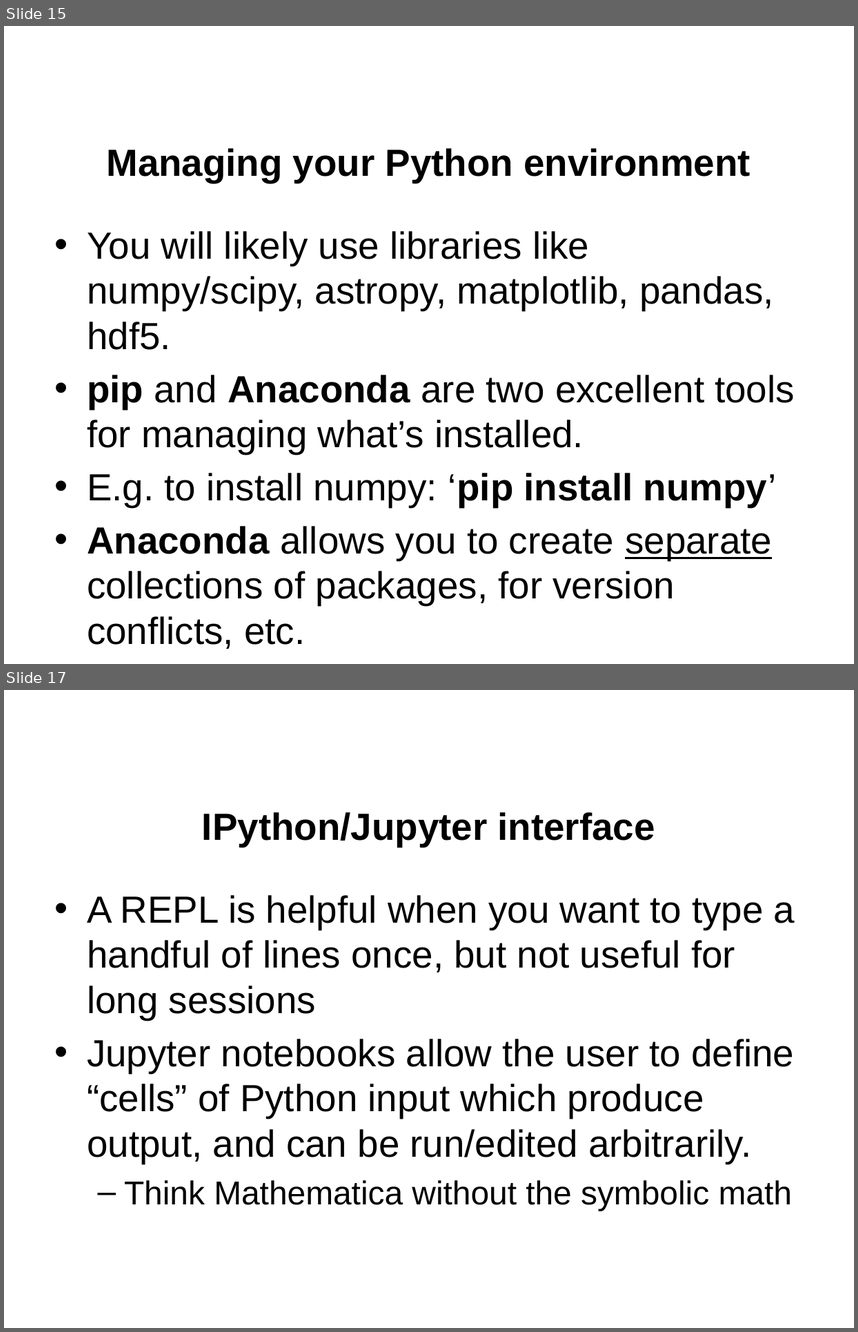
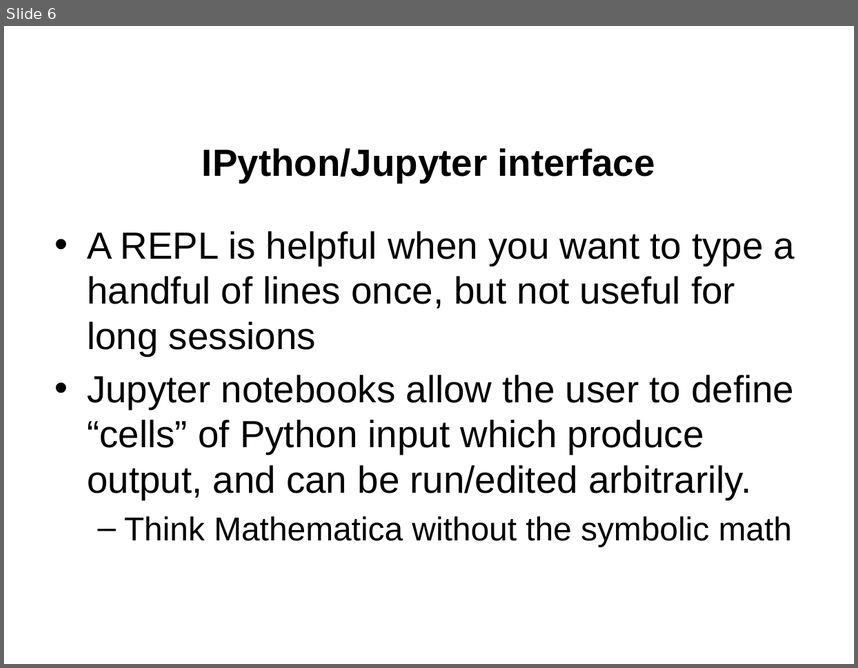
Before and after one commit to jgerity/talks, a slide deck: 2016/computing_workgroup/intro-to-python/intro-to-python.pptx. Shown one above the other, each under a label of ours: slides 15 and 17 before the commit, slide 6 after it; the slides between them are not shown. The pictures are 858x1332 and 858x668 pixels, drawn with LibreOffice and Linux fonts; fonts in the diff are those of the drawing; background and template pictures are left out. Boxes give left, top, right and bottom in pixels: in the first picture for what was removed or moved away, otherwise in the second. Text is boxed around its words. In the diff, an @@ line names an element or a change of style, - is before the commit and + after.

Commit message:
Commit changed intro to Python

```diff
--- a/2016/computing_workgroup/intro-to-python/intro-to-python.pptx
+++ b/2016/computing_workgroup/intro-to-python/intro-to-python.pptx
@@ slide 15 removed at (x1=4, y1=26, x2=854, y2=664), background picture (left out) @@
@@ title removed at (x1=106, y1=148, x2=750, y2=183) @@
-Managing your Python environment
@@ text removed at (x1=87, y1=231, x2=795, y2=648) @@
-• You will likely use libraries like numpy/scipy, astropy, matplotlib, pandas, hdf5.
-• pip and Anaconda are two excellent tools for managing what’s installed.
-• E.g. to install numpy: ‘pip install numpy’
-• Anaconda allows you to create separate collections of packages, for version conflicts, etc.
@@ what was slide 17 is now slide 6 @@
```
Also in this commit, not shown: 1 slide changed, 3 slides added, 21 other slides removed.
